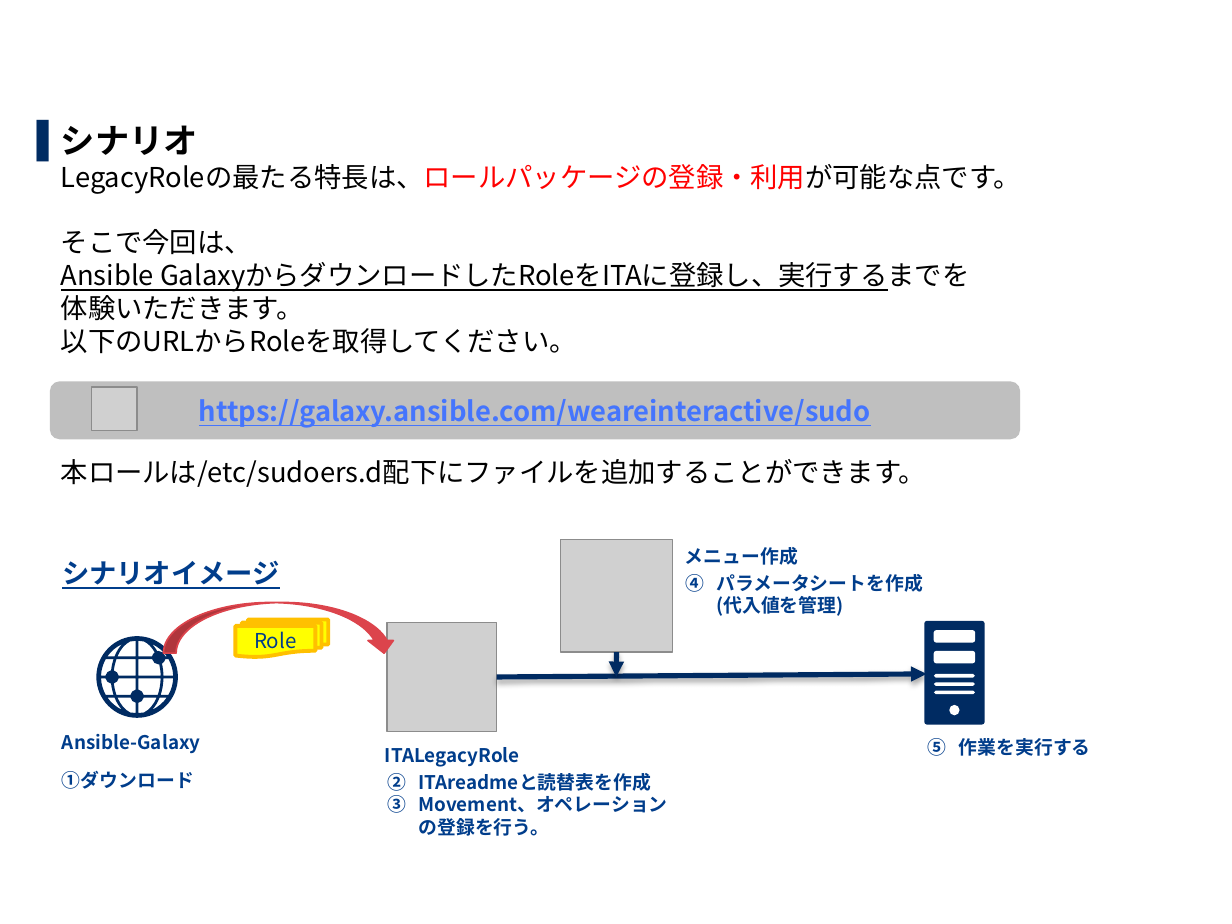
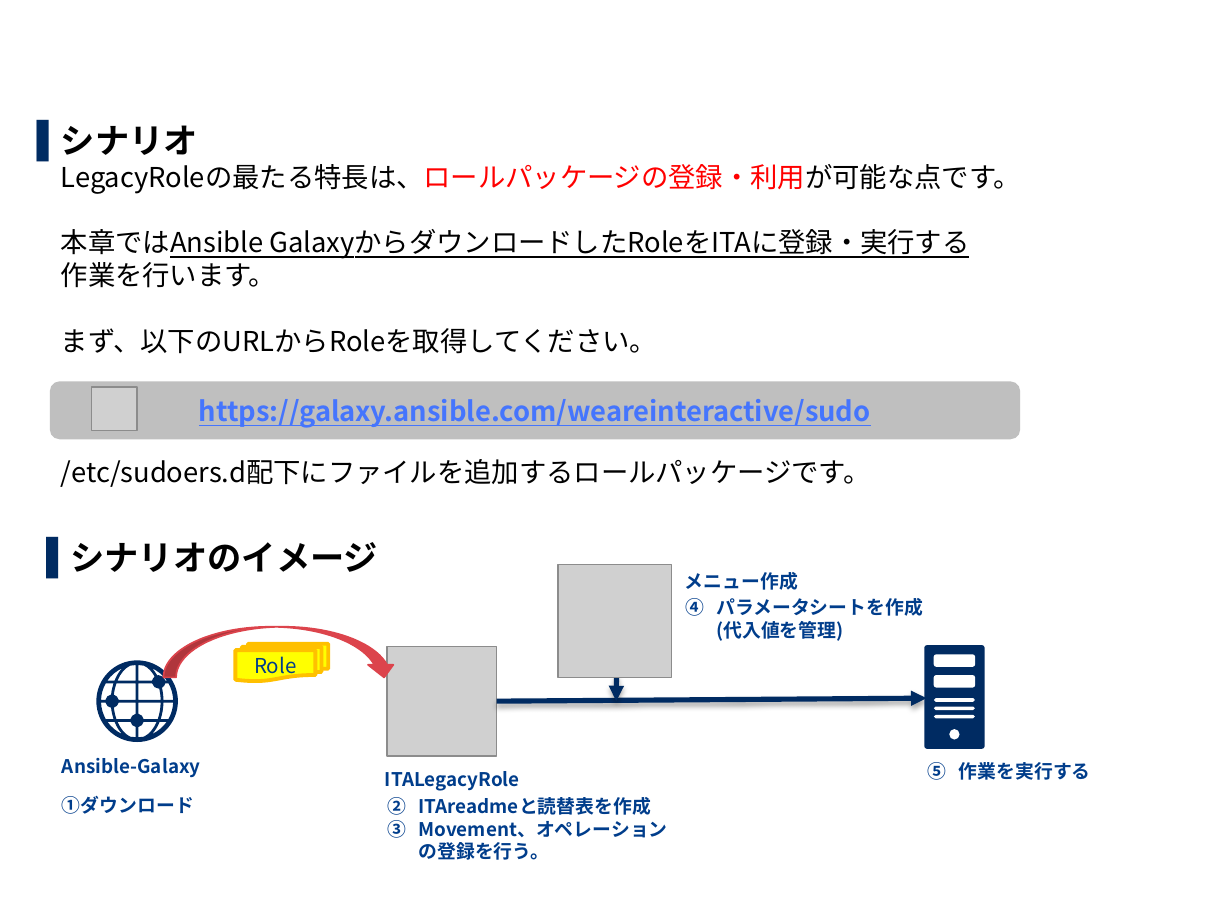
Before and after one commit to exastro-suite/it-automation-docs, a slide deck: slide 27 of asset/Learn_ja/ITA-Ansible-Driver_ja_practice.pptx (slide 28 before the commit). Drawn at 1232x924 pixels with LibreOffice and Linux fonts; fonts in the diff are those of the drawing; grey boxes stand for pictures; background and template pictures are left out. Boxes give left, top, right and bottom in pixels: in the first picture for what was removed or moved away, otherwise in the second. Text is boxed around its words. In the diff, an @@ line names an element or a change of style, - is before the commit and + after.

Commit message:
modified:   ITA-Ansible-Driver_ja_practice.pdf 	modified:   ITA-Ansible-Driver_ja_practice.pptx

```diff
--- a/asset/Learn_ja/ITA-Ansible-Driver_ja_practice.pptx
+++ b/asset/Learn_ja/ITA-Ansible-Driver_ja_practice.pptx
@@ text at (61, 125, 1021, 487): text changed @@
-▌ シナリオ
-  LegacyRoleの最たる特長は、ロールパッケージの登録・利用が可能な点です。
-  そこで今回は、
-  Ansible GalaxyからダウンロードしたRoleをITAに登録し、実行するまでを
-  体験いただきます。
-  以下のURLからRoleを取得してください。
-  本ロールは/etc/sudoers.d配下にファイルを追加することができます。
+▌ シナリオ
+  LegacyRoleの最たる特長は、ロールパッケージの登録・利用が可能な点です。
+  本章ではAnsible GalaxyからダウンロードしたRoleをITAに登録・実行する
+  作業を行います。
+  まず、以下のURLからRoleを取得してください。
+  /etc/sudoers.d配下にファイルを追加するロールパッケージです。
@@ text at (70, 542, 378, 572): text changed; size 16 to 20 pt; text colour #003D8B to #000000 @@
-シナリオイメージ
+▌ シナリオのイメージ
@@ picture: place and size @@
-picture at (561, 540, 673, 652)
+picture at (558, 564, 671, 678)
@@ 7 texts, 3 freeform shapes, 2 arrows, 1 picture, 1 flow chart multidocument, 1 curved down arrow: place and size @@
-7 texts, 3 freeform shapes, 2 arrows, 1 picture, 1 flow chart multidocument, 1 curved down arrow at (62, 547, 1091, 836)
+7 texts, 3 freeform shapes, 2 arrows, 1 picture, 1 flow chart multidocument, 1 curved down arrow at (62, 572, 1091, 860)
@@ title at (388, 797, 407, 815): text changed @@
-2.1 シナリオ
+2.1 作業環境とシナリオ
```
Also in this commit, not shown: 55 other slides changed, 4 slides added, 4 slides removed, 1 other file.
